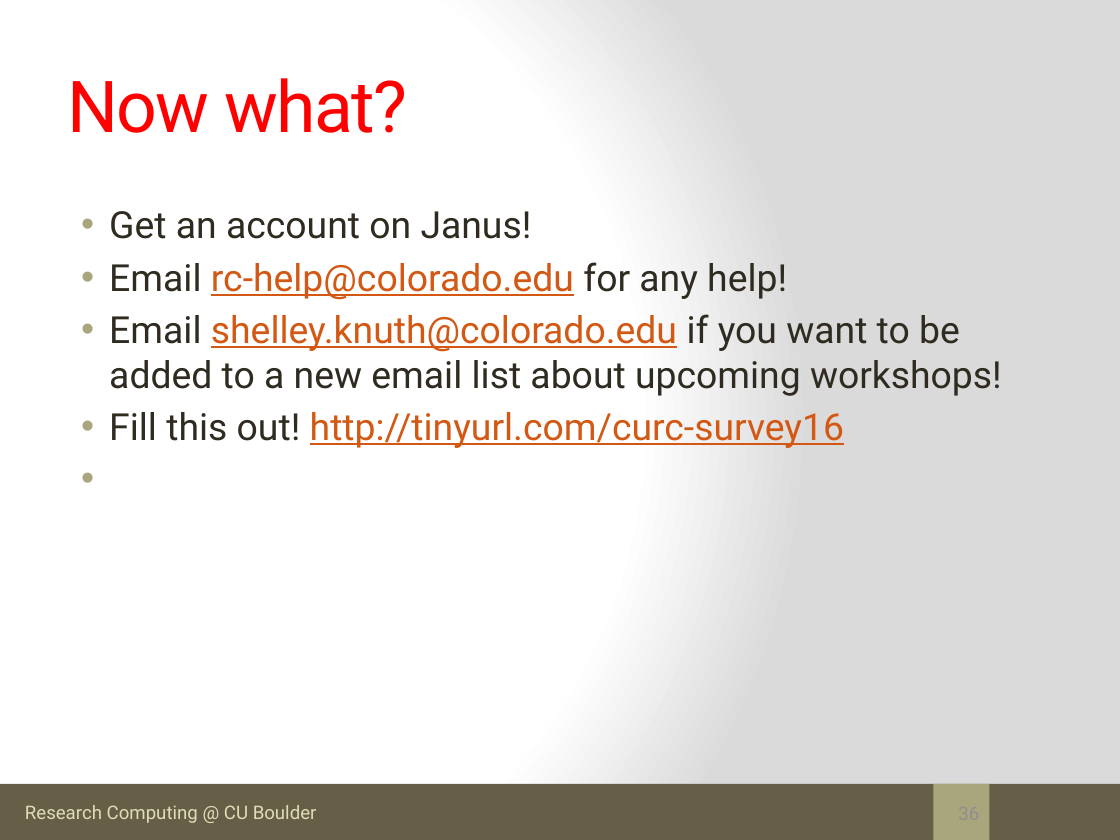
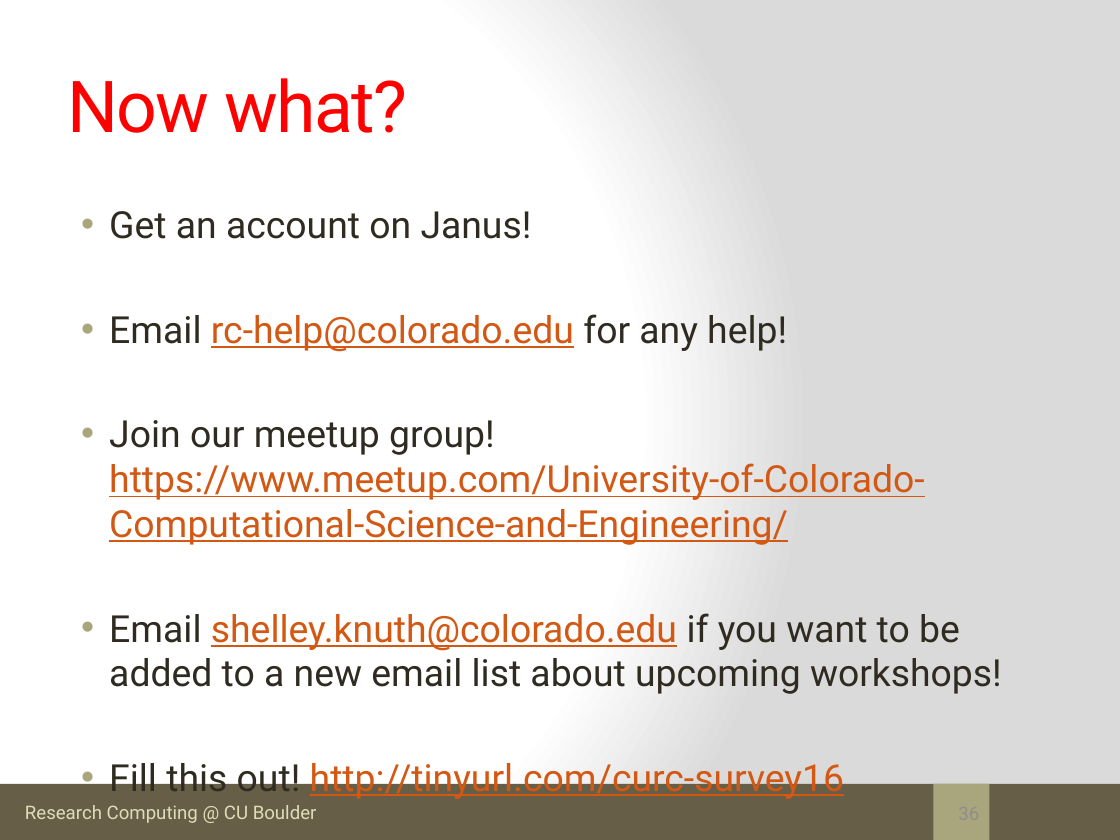
Before and after one commit to kkwinner/Final_Tutorials, a slide deck: slide 36 of Basics_Supercomputing/how_parallel_program.pptx. Drawn at 1120x840 pixels with LibreOffice and Linux fonts; fonts in the diff are those of the drawing. Boxes give left, top, right and bottom in pixels: in the first picture for what was removed or moved away, otherwise in the second. Text is boxed around its words. In the diff, an @@ line names an element or a change of style, - is before the commit and + after.

Commit message:
Added info to parallel programming talk

```diff
--- a/Basics_Supercomputing/how_parallel_program.pptx
+++ b/Basics_Supercomputing/how_parallel_program.pptx
@@ text at [109,420,924,545]: paragraph added @@
+• Join our meetup group! https://www.meetup.com/University-of-Colorado-Computational-Science-and-Engineering/
```
